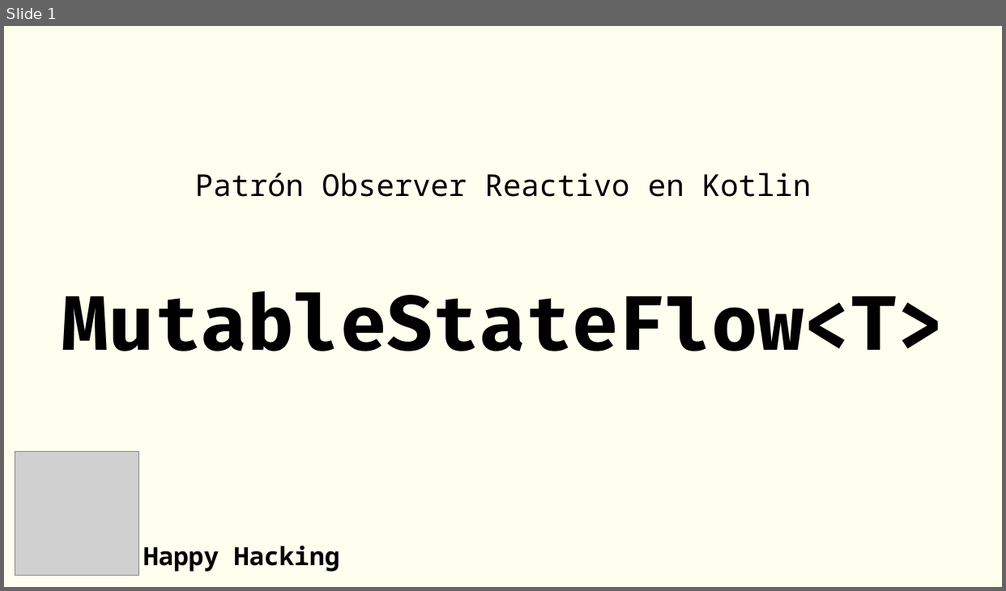
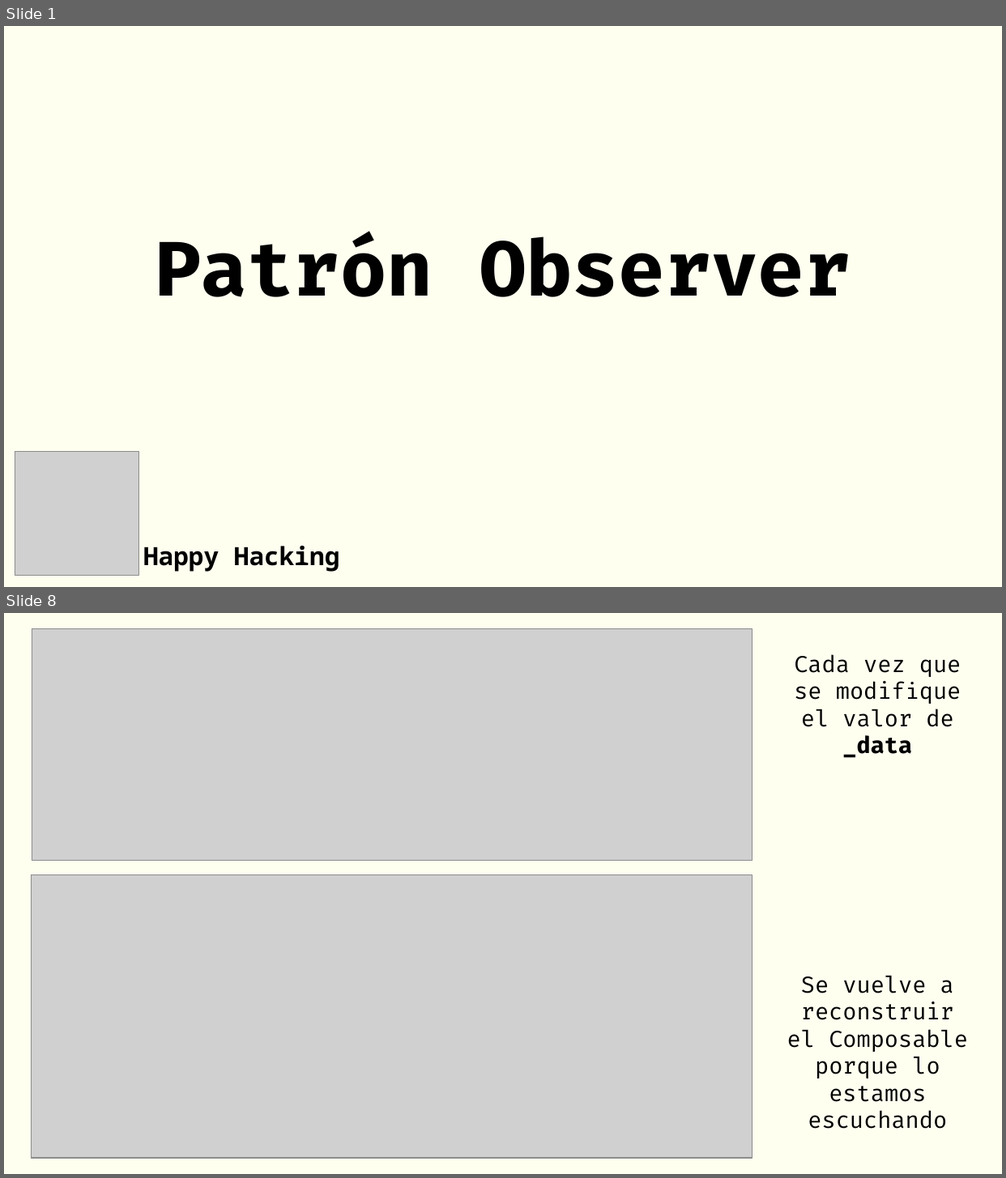
Before and after one commit to rgmf/psp, a slide deck: ut/02_programacion_multihilo/presentacion/mutable_state_flow.odp. Shown one above the other, each under a label of ours: slide 1 before the commit, slides 1 and 8 after it; the slides between them are not shown. The pictures are 1006x591 and 1006x1178 pixels, drawn with LibreOffice and Linux fonts; fonts in the diff are those of the drawing; grey boxes stand for pictures. Boxes give left, top, right and bottom in pixels: in the first picture for what was removed or moved away, otherwise in the second. Text is boxed around its words. In the diff, an @@ line names an element or a change of style, - is before the commit and + after.

```diff
--- a/ut/02_programacion_multihilo/presentacion/mutable_state_flow.odp
+++ b/ut/02_programacion_multihilo/presentacion/mutable_state_flow.odp
@@ slide 8 added at (4,613,1002,1174), background #FFFFF0 @@
@@ picture added at (32,628,752,860) @@
@@ text added at (794,654,961,758), 18 pt, text #000000 @@
+Cada vez que se modifique el valor de _data
@@ picture added at (32,875,752,1158) @@
@@ text added at (787,976,968,1129), 18 pt, text #000000 @@
+Se vuelve a reconstruir el Composable porque lo estamos escuchando
@@ slide 1 changed as well @@
@@ subtitle at (155,235,850,297): text changed; size 24 to 60 pt; font Noto Sans Mono to Fira Code; bold on @@
-Patrón Observer Reactivo en Kotlin
-MutableStateFlow<T>
+Patrón Observer
```
Also in this commit, not shown: 6 other slides added, 29 slides removed, 2 other files.
